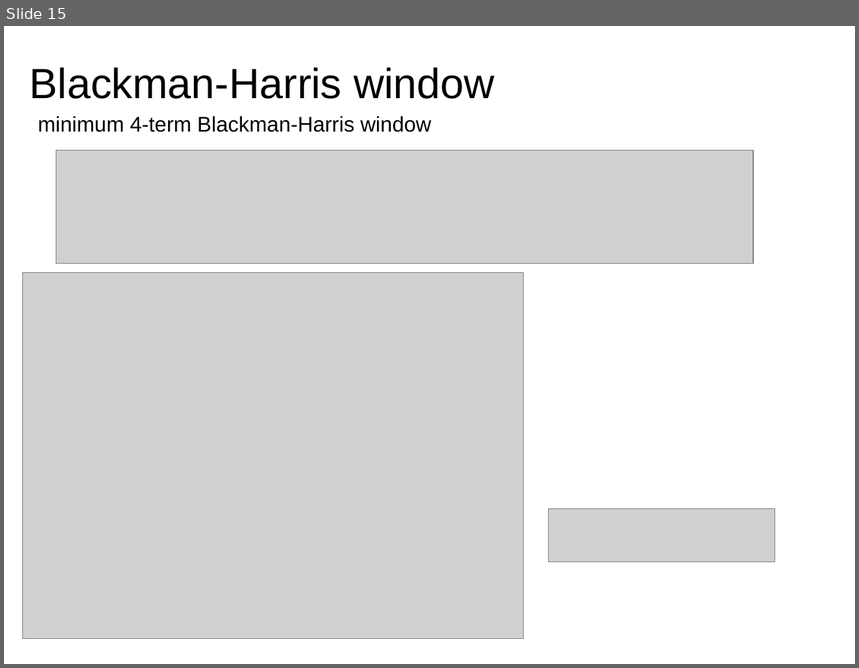
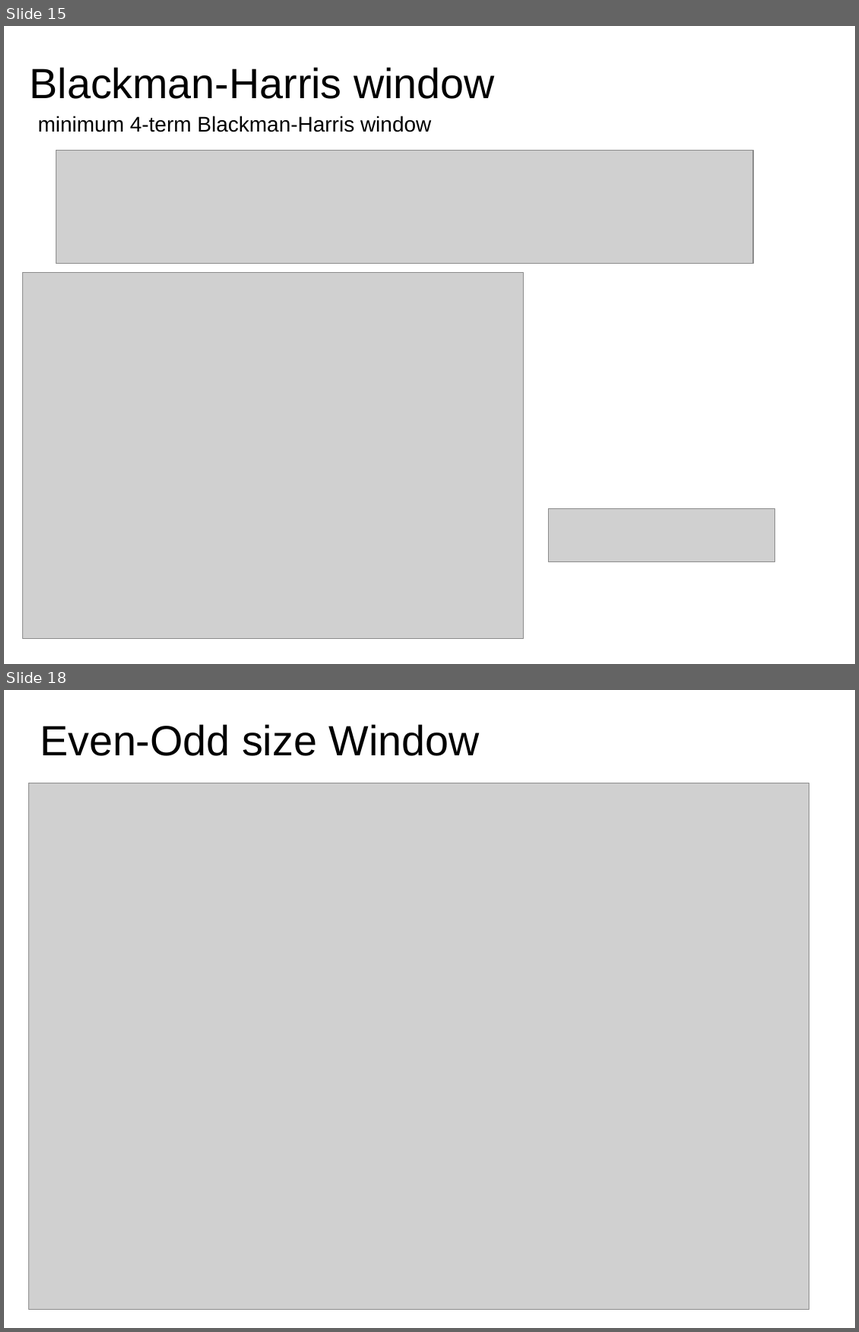
Before and after one commit to MTG/sms-tools, a slide deck: teaching-material/lectures/lect4-STFT/4-STFT.odp. Shown one above the other, each under a label of ours: slide 15 before the commit, slides 15 and 18 after it; the slides between them are not shown. The pictures are 859x668 and 859x1332 pixels, drawn with LibreOffice and Linux fonts; fonts in the diff are those of the drawing; grey boxes stand for pictures. Boxes give left, top, right and bottom in pixels: in the first picture for what was removed or moved away, otherwise in the second. Text is boxed around its words. In the diff, an @@ line names an element or a change of style, - is before the commit and + after.

```diff
--- a/teaching-material/lectures/lect4-STFT/4-STFT.odp
+++ b/teaching-material/lectures/lect4-STFT/4-STFT.odp
@@ slide 18 added at (x1=4, y1=690, x2=855, y2=1328), background #FFFFFF @@
@@ title added at (x1=40, y1=724, x2=480, y2=756), 35.8 pt, text #000000 @@
+Even-Odd size Window
@@ picture added at (x1=28, y1=783, x2=810, y2=1309) @@
```
Also in this commit, not shown: 13 slides changed, 15 other files.
